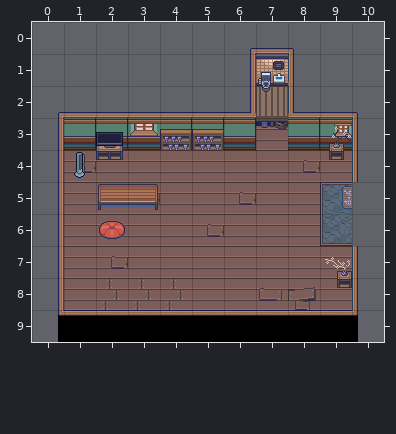
Two states of a Tiled map, Output/Assets/Maps/House/House.tmx. That is the earlier state.
Cells are 32x32 px. Shown: x 0..10, y 0..9.
The result:
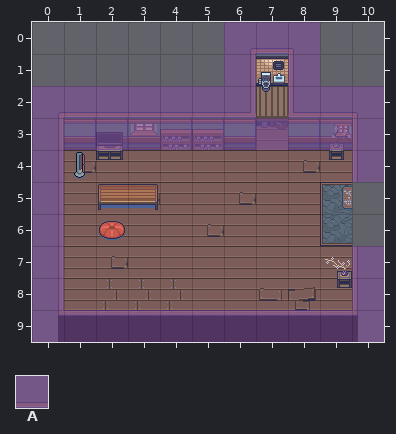
Key: from "Collision": A 0.
_ is an empty cell, . an unchanged one.
Tiles of an added or newly shown layer are drawn over the layers below it.
See-through tiles are keyed as they look on the map.
What changed:
--- layer "Collision" (added)
@@ x 0..10 @@
- 0 ......___..
- 1 ......_._..
- 2 _______.___
- 3 ___________
- 4 _........._
- 5 _..........
- 6 _..........
- 7 _........._
- 8 _........._
- 9 ___________
+ 0 ......AAA..
+ 1 ......A.A..
+ 2 AAAAAAA.AAA
+ 3 AAAAAAAAAAA
+ 4 A.........A
+ 5 A..........
+ 6 A..........
+ 7 A.........A
+ 8 A.........A
+ 9 AAAAAAAAAAA
Pixel boxes of the changes (left, top, right, bottom) in both pictures:
added: (32, 22, 384, 342)
